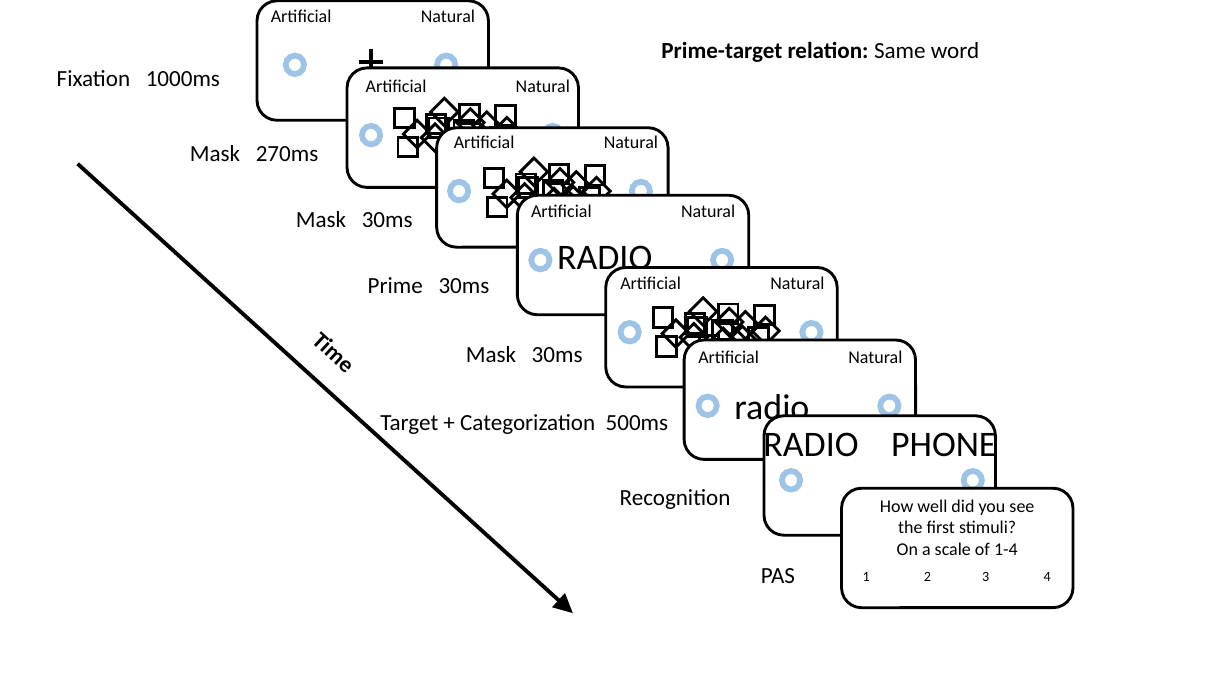
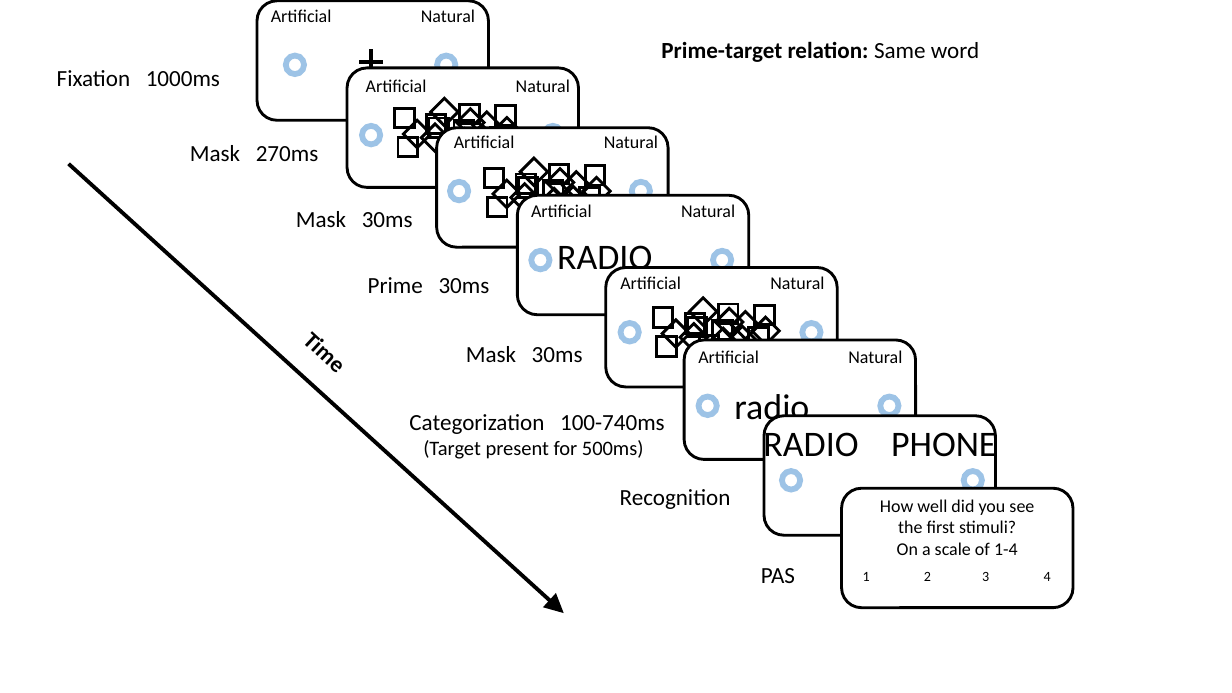
Before and after one commit to khenheller/subliminal_priming_w_motion_capture, a slide deck: slide 3 of presentation/design figure.pptx. Drawn at 1232x693 pixels with LibreOffice and Linux fonts; fonts in the diff are those of the drawing. Boxes give left, top, right and bottom in pixels: in the first picture for what was removed or moved away, otherwise in the second. Text is boxed around its words. In the diff, an @@ line names an element or a change of style, - is before the commit and + after.

```diff
--- a/presentation/design figure.pptx
+++ b/presentation/design figure.pptx
@@ arrow moved from (78, 164) - (573, 614) to (68, 164) - (564, 614) @@
@@ text "Time": place and size @@
-text "Time" at <box>289,316,439,460</box>
+text "Time" at <box>281,316,431,460</box>
@@ text at <box>409,414,665,459</box>: text changed @@
-Target + Categorization 500ms
+Categorization 100-740ms
+(Target present for 500ms)
```
Also in this commit, not shown: 3 other files.
